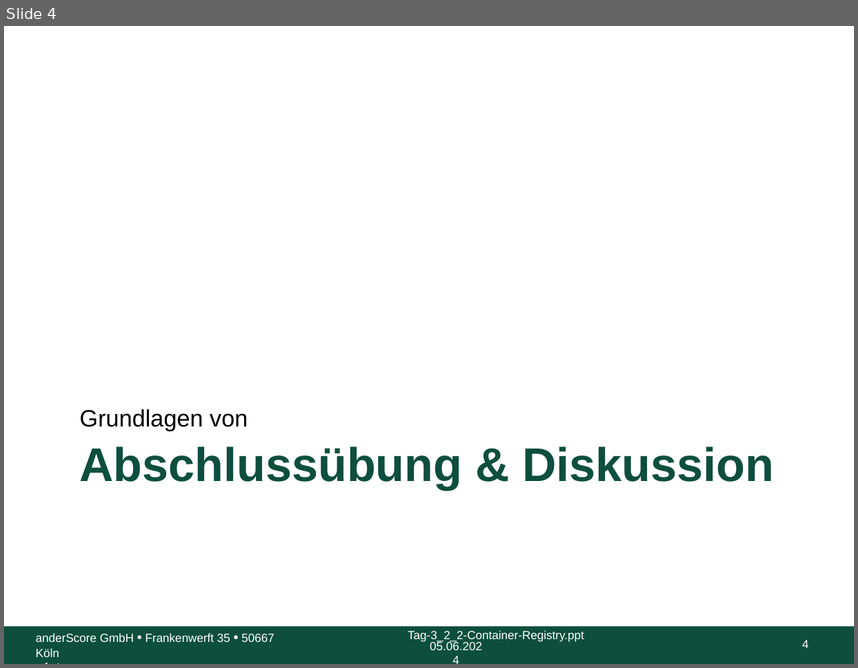
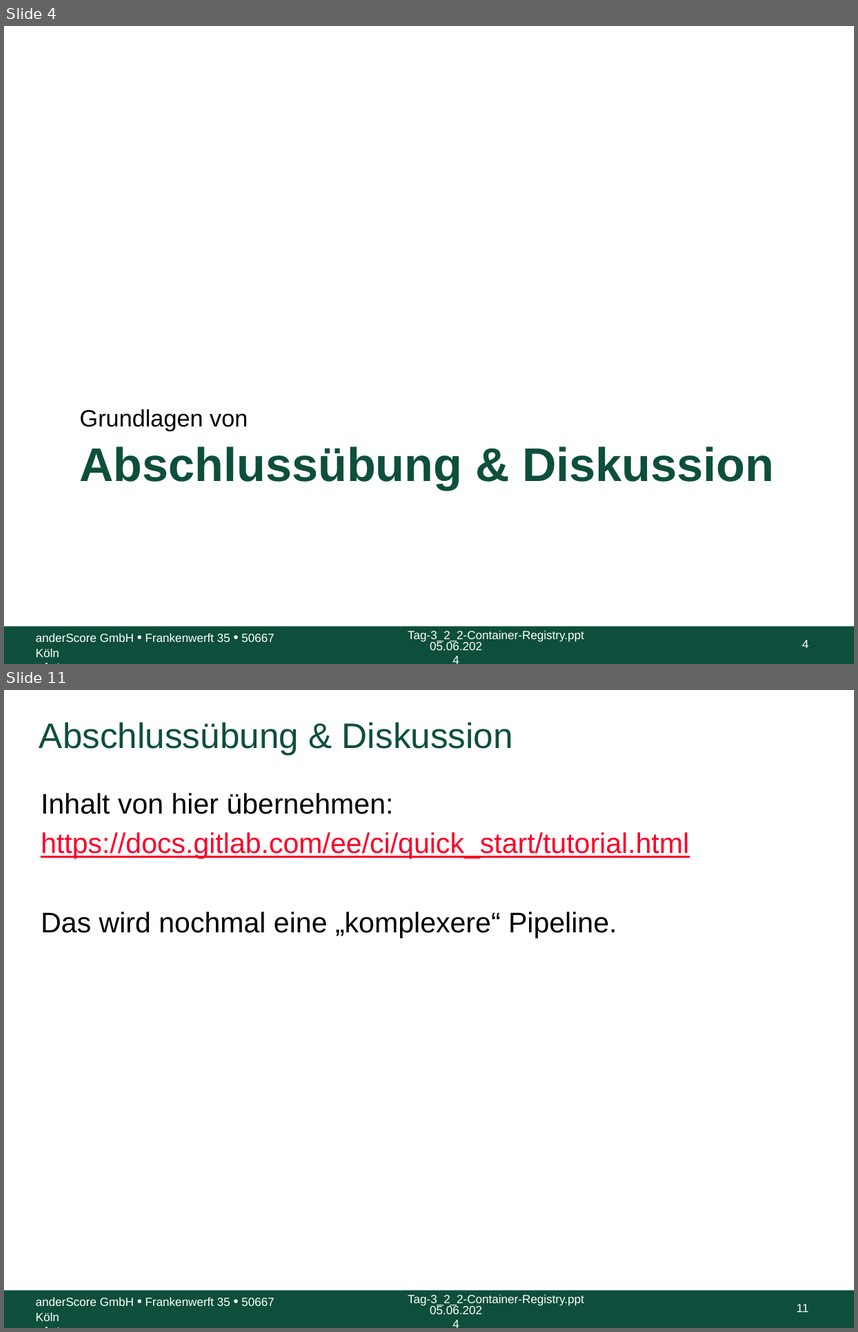
Before and after one commit to anderscore-gmbh/gitlab, a slide deck: slides/Tag-3_5-Abschluss.pptx. Shown one above the other, each under a label of ours: slide 4 before the commit, slides 4 and 11 after it; the slides between them are not shown. The pictures are 858x668 and 858x1332 pixels, drawn with LibreOffice and Linux fonts; fonts in the diff are those of the drawing; background and template pictures are left out. Boxes give left, top, right and bottom in pixels: in the first picture for what was removed or moved away, otherwise in the second. Text is boxed around its words. In the diff, an @@ line names an element or a change of style, - is before the commit and + after.

Commit message:
Abschlussübung & Diskussion

```diff
--- a/slides/Tag-3_5-Abschluss.pptx
+++ b/slides/Tag-3_5-Abschluss.pptx
@@ slide 11 added at (4,690,854,1328), background #FFFFFF; not listed: 5 template elements that a slide beside it also shows @@
@@ title added at (39,722,513,755), 30 pt, text #0D4F3C @@
+Abschlussübung & Diskussion
@@ text added at (41,793,689,938), 24 pt, text #000000 @@
+Inhalt von hier übernehmen:
+https://docs.gitlab.com/ee/ci/quick_start/tutorial.html
+Das wird nochmal eine „komplexere“ Pipeline.
```
Also in this commit, not shown: 6 slides changed.
